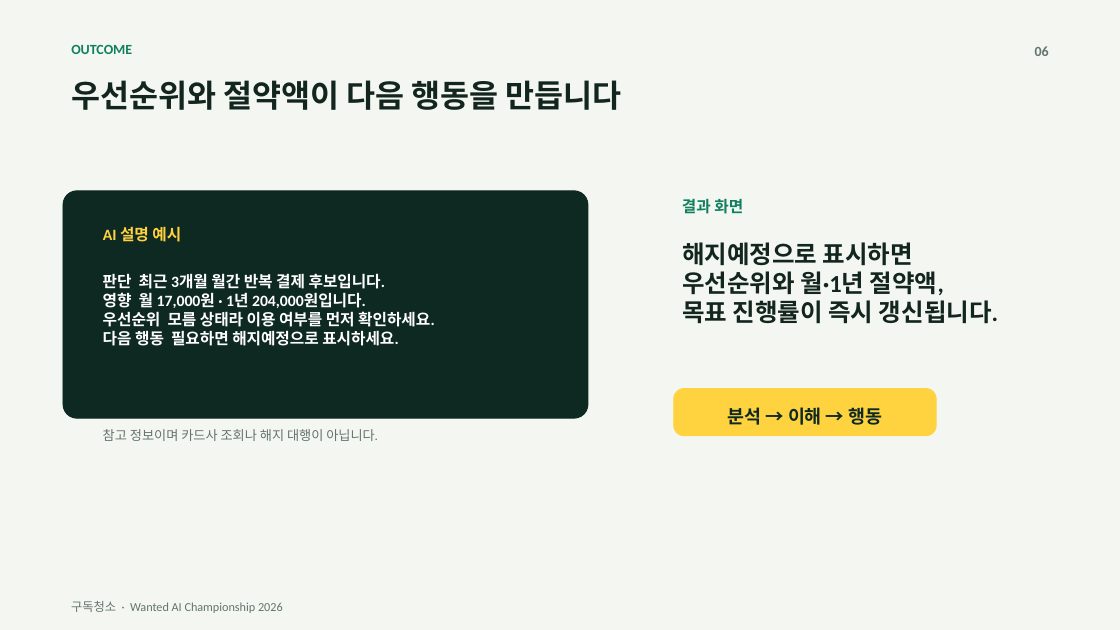
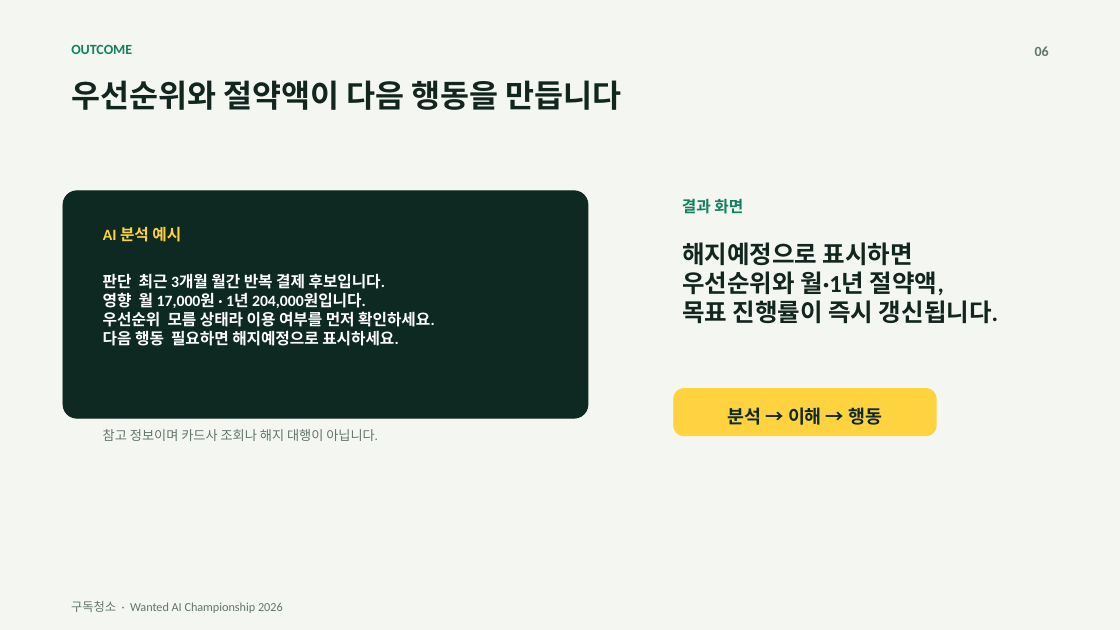
Before and after one commit to Ryui93/Subscription_Cleaning, a slide deck: slide 6 of deliverables/subscription-cleaning-wanted-ai-championship-2026.pptx. Drawn at 1120x630 pixels with LibreOffice and Linux fonts; fonts in the diff are those of the drawing. Boxes give left, top, right and bottom in pixels: in the first picture for what was removed or moved away, otherwise in the second. Text is boxed around its words. In the diff, an @@ line names an element or a change of style, - is before the commit and + after.

```diff
--- a/deliverables/subscription-cleaning-wanted-ai-championship-2026.pptx
+++ b/deliverables/subscription-cleaning-wanted-ai-championship-2026.pptx
@@ text at box(103, 226, 181, 242): text changed @@
-AI 설명 예시
+AI 분석 예시
```
Also in this commit, not shown: 3 other slides changed, 10 other files.
